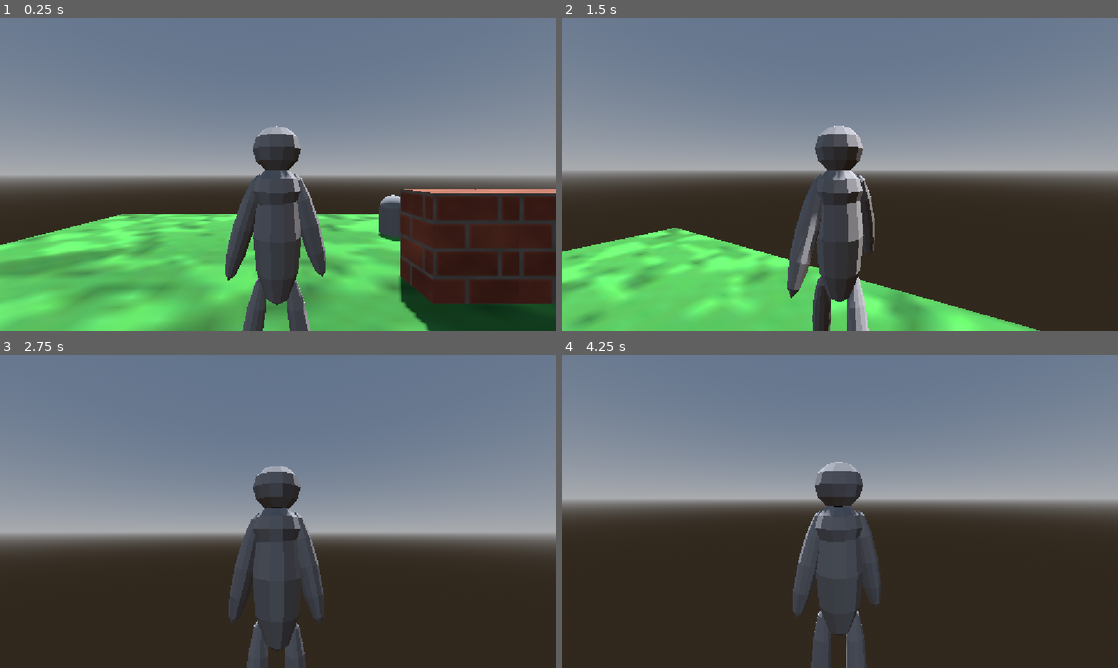
Above: before the commit, frames 1-4 (two rows, left to right).
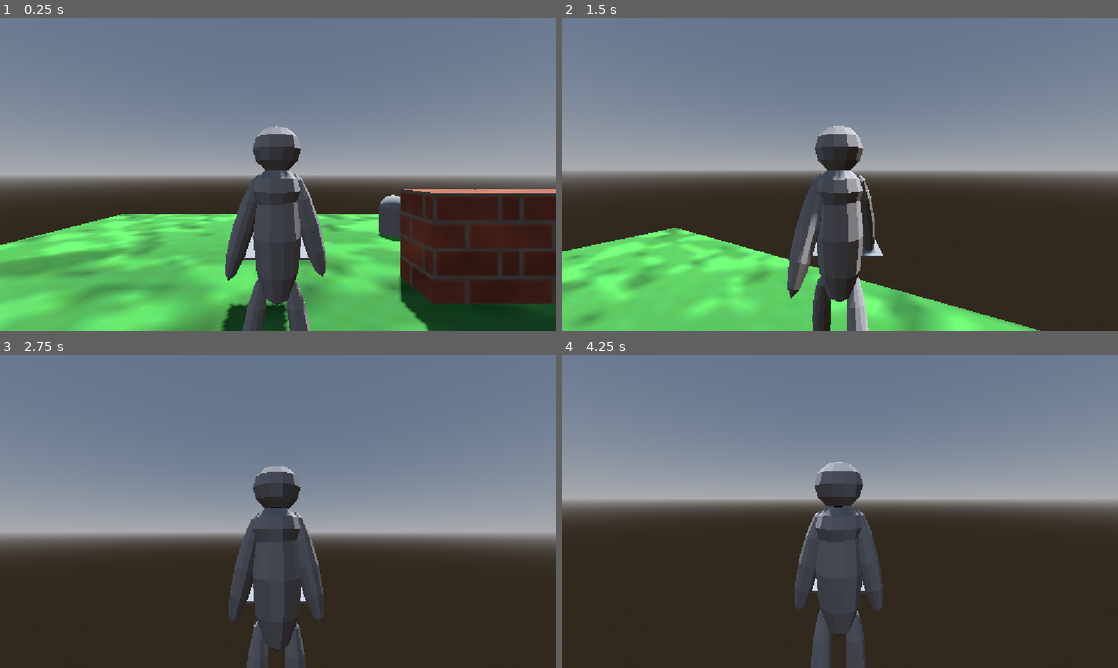
Above: after the commit, the same moments.

Repository: AttilaB-7299/3d-game
Game: Godot game, scene res://Scenes/world.tscn
Same seed, same stepped clock (60 frames per second), same inputs: the game is played once before the commit and once after it.
Inputs (mouse positions are in pixels of both pictures, inside the frame that each line leads up to):
- Up to frame 1 (0.25 s): no input
- Up to frame 2 (1.5 s): tap Enter at 0.5 s; move the mouse to (867, 174) at 0.52 s; hold Shift (sprint) 0.53-1.28 s; hold W (move forward) from 0.53 s (still down); click (867, 174) at 0.6 s; tap Space (jump) at 0.77 s; move the mouse to (812, 174) at 1.27 s; tap Shift (sprint) at 1.35 s
- Up to frame 3 (2.75 s): keep holding W (move forward); tap Space (jump) at 1.52 s; click (250, 511) at 1.55 s; move the mouse to (289, 505) at 2.02 s; hold Shift (sprint) from 2.03 s (still down); click (289, 505) at 2.1 s
- Up to frame 4 (4.25 s): keep holding W (move forward); move the mouse to (834, 517) at 2.77 s; release Shift (sprint) at 2.78 s; tap Shift (sprint) at 2.85 s; tap Space (jump) at 3.02, 3.77 s; click (834, 517) at 3.05 s; move the mouse to (878, 514) at 3.52 s; hold Shift (sprint) from 3.53 s (still down); tap F at 3.6 s; click (878, 514) at 3.67 s

The runs differ from the first frame. In frame 1, 0.8% of the frame differs, in the area x 39-56%, y 68-100%; in frame 2, 0.1%; in frame 3, less than 0.1%; in frame 4, 0.3%.

Commit message:
updated attack animations

Diff:
--- a/Models/Player/Player.tscn
+++ b/Models/Player/Player.tscn
@@ -2,12 +2,15 @@
 
 [ext_resource type="Script" uid="uid://bwhlp01lh32cj" path="res://Models/Player/player.gd" id="1_s0eop"]
 [ext_resource type="PackedScene" uid="uid://68swgx1edd4w" path="res://Scenes/killzone.tscn" id="2_xd66b"]
-[ext_resource type="PackedScene" uid="uid://c1yc8xlyrhpj1" path="res://Models/Player/character.gltf" id="4_ijhft"]
+[ext_resource type="PackedScene" uid="uid://cfm47xxudptk3" path="res://Models/Player/character.gltf" id="4_ijhft"]
 [ext_resource type="Script" uid="uid://i5md25ocnwgk" path="res://Scripts/camera_3d.gd" id="4_ude3g"]
 [ext_resource type="Script" uid="uid://pdpy5pvns4i1" path="res://Scripts/player_modeled.gd" id="5_5m70n"]
 
 [sub_resource type="BoxShape3D" id="BoxShape3D_8qdug"]
-size = Vector3(1, 2.5044632, 2.745102)
+size = Vector3(1, 2.5044632, 1.6826134)
+
+[sub_resource type="BoxMesh" id="BoxMesh_2k3eg"]
+size = Vector3(1, 1, 1.8622437)
 
 [sub_resource type="BoxShape3D" id="BoxShape3D_2k3eg"]
 size = Vector3(0.50805664, 0.75878906, 0.38476563)
@@ -20,8 +23,12 @@
 [node name="attackBox" parent="." unique_id=388224691 instance=ExtResource("2_xd66b")]
 
 [node name="CollisionShape3D" type="CollisionShape3D" parent="attackBox" unique_id=517869495]
-transform = Transform3D(1, 0, 0, 0, 1, 0, 0, 0, 1, 0, 1.3418617, -1.685112)
+transform = Transform3D(1, 0, 0, 0, 1, 0, 0, 0, 1.1538256, 0, 1.3418617, -1.1168976)
 shape = SubResource("BoxShape3D_8qdug")
+
+[node name="MeshInstance3D" type="MeshInstance3D" parent="attackBox/CollisionShape3D" unique_id=565220546]
+transform = Transform3D(1, 0, 0, 0, 0.022758901, 0, 0, 0, 0.91042614, 0, 0, 0.011974931)
+mesh = SubResource("BoxMesh_2k3eg")
 
 [node name="CollisionShape3D" type="CollisionShape3D" parent="." unique_id=192644074]
 transform = Transform3D(1, 0, 0, 0, 3.6267688, 0, 0, 0, 1, -0.011108398, 1.342735, -0.010528594)
@@ -38,5 +45,5 @@
 transform = Transform3D(1, 0, 0, 0, 1, 0, 0, 0, 1, 0, 0.82348347, 0.9941026)
 script = ExtResource("4_ude3g")
 
-[node name="blockbench_export" parent="." unique_id=1412993747 instance=ExtResource("4_ijhft")]
+[node name="blockbench_export" parent="." unique_id=1563093154 instance=ExtResource("4_ijhft")]
 script = ExtResource("5_5m70n")
--- a/Models/Player/player.gd
+++ b/Models/Player/player.gd
@@ -5,10 +5,10 @@
 const JUMP_VELOCITY = 4.5
 var moving = false
 var hitting = false
+var attack_count = 0
 @onready var pivot: Node3D = $cameraOrigin
 @onready var blockbench_export: Node3D = $blockbench_export
 @onready var attack_box: Area3D = $attackBox
-
 @export var health := MAX_HEALTH
 @export var sens = 0.5
 
@@ -16,7 +16,8 @@
 	return health
 func setHealth(newHealth: int):
 	health = newHealth
-
+func attackAmount():
+	return attack_count
 var jumps := 0
 var sprintSpeed := 1.0
 var mouseSensitivity := 0.1
@@ -26,38 +27,28 @@
 func _ready() -> void:
 	Input.mouse_mode = Input.MOUSE_MODE_CAPTURED
 	var attack = attack_box as Killzone
+	attack._setOwner("Player")
 	attack._hitboxDisable()
 func _input(event):
 	if event is InputEventMouseMotion:
 		rotate_y(deg_to_rad(-event.relative.x * sens))
 		pivot.rotate_x(deg_to_rad(-event.relative.y * sens))
 		pivot.rotation.x = clamp(pivot.rotation.x, deg_to_rad(-90), deg_to_rad(45))
-	if event is InputEventMouseButton:
-		attack()
-		#var attack = attack_box as Killzone
-		#if Input.is_action_just_pressed("attack"):
-			#blockbench_export._playAnim("hit")
-			#print("ENABLE ATTACK")
-			#attack._hitboxEnable()
-		#if Input.is_action_just_released("attack"):
-			#print("DISABLE ATTACK")
-			#attack._hitboxDisable()
 func _physics_process(delta: float) -> void:
 	# Add the gravity.
 	if not is_on_floor():
 		velocity += get_gravity() * delta
-
-	#if Input.is_action_just_pressed("attack"):
-		#hit_timer.start()
-	#if Input.is_action_just_released("attack") && hit_timer.time_left == 0:
-		#var attack = attack_box as Killzone
-		#print("DISABLE ATTACK")
-		#attack._hitboxDisable()
-		#
 	# Handle Sprint
+	if Input.is_action_just_pressed("attack"):
+		attack()
 	if Input.is_action_pressed("sprint") and is_on_floor():
 		sprintSpeed = 1.75
+		blockbench_export._playAnim("run")
 	if Input.is_action_just_released("sprint"):
+		if (moving):
+			blockbench_export._playAnim("walk")
+		else:
+			blockbench_export._playAnim("default")
 		sprintSpeed = 1
 
 	# Handle jump.
@@ -86,27 +77,34 @@
 
 	move_and_slide()
 func attack():
+	if hitting:
+		return
 	hitting = true
 	var attack = attack_box as Killzone
-	blockbench_export._playAnim("hit")
+	blockbench_export._playAnim("attack")
 	#should be the duration of anim
 	await get_tree().create_timer(0.5).timeout
 	print("ENABLE ATTACK")
 	attack._hitboxEnable()
+	if (attack_count < 3):
+		attack_count += 1
+	else:
+		attack_count = 0
+		attack_count += 1
+	print ("done ",  attack_count, " attacks")
 	await get_tree().create_timer(0.1).timeout
 	print("DISABLE ATTACK")
 	attack._hitboxDisable()
 	hitting = false
 	await get_tree().create_timer(0.05).timeout
-	if (!moving):
+	fixAnim()
+	#if (!moving and !hitting):
+		#blockbench_export._playAnim("default")
+func fixAnim():
+	if hitting:
+		pass
+	elif moving:
+		#change this
+		pass
+	elif (!moving and !hitting):
 		blockbench_export._playAnim("default")
-
-	#hit_timer.start()
-	#waits animation time
-	#await get_tree().create_timer(1.0).timeout
-	#print("ENABLE ATTACK")
-	#attack._hitboxEnable()
-#func disableAttack():
-	#var attack = attack_box as Killzone
-	#print("DISABLE ATTACK")
-	#attack._hitboxDisable()
--- a/Scripts/killzone.gd
+++ b/Scripts/killzone.gd
@@ -32,15 +32,16 @@
 					break
 
 func hurt(player: Player) -> void:
-	player.setHealth(player.getHealth() - 1)
-	print(player.getHealth())
-	can_hurt = false
+	if current_owner is not Player:
+		player.setHealth(player.getHealth() - 1)
+		print(player.getHealth())
+		can_hurt = false
 
-	if player.getHealth() <= 0:
-		print("YOU DIED")
-		timer.start()
-	else:
-		damage_buffer.start()
+		if player.getHealth() <= 0:
+			print("YOU DIED")
+			timer.start()
+		else:
+			damage_buffer.start()
 
 func _on_timer_timeout() -> void:
 	print("RELOADING GAME")
--- a/Scripts/player_modeled.gd
+++ b/Scripts/player_modeled.gd
@@ -1,11 +1,20 @@
 extends Node
 
 @onready var animation_player: AnimationPlayer = $AnimationPlayer
-
+@onready var player: Player = $".."
 
 func _playAnim(anim_name: String):
+	var user = player as Player
+	var attack_count = user.attackAmount() +1
 	if (anim_name == animation_player.current_animation):
 		pass
+	elif (anim_name == "attack"):
+		if (attack_count > 1 and attack_count < 4):
+			animation_player.play("combo%s" % attack_count)
+			pass
+		else:
+			animation_player.play("hit")
+			pass
 	else:
 		animation_player.stop()
 		animation_player.play(anim_name)
Not shown, changed: Models/Player/character.gltf
Not shown, changed: Models/Player/character.gltf.import
Binary file changed: Models/Player/character_0.png
Not shown, changed: Models/Player/character_0.png.import
